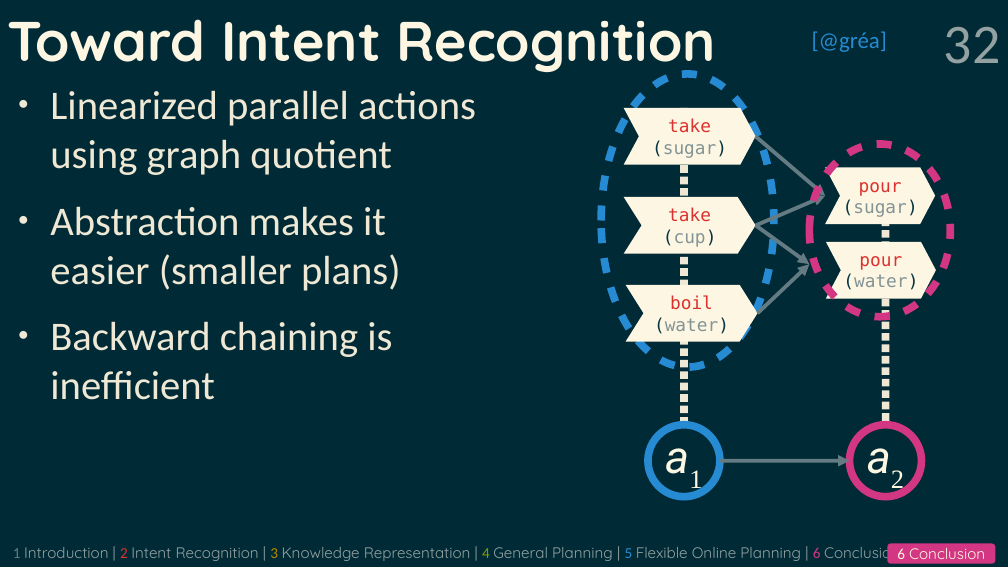
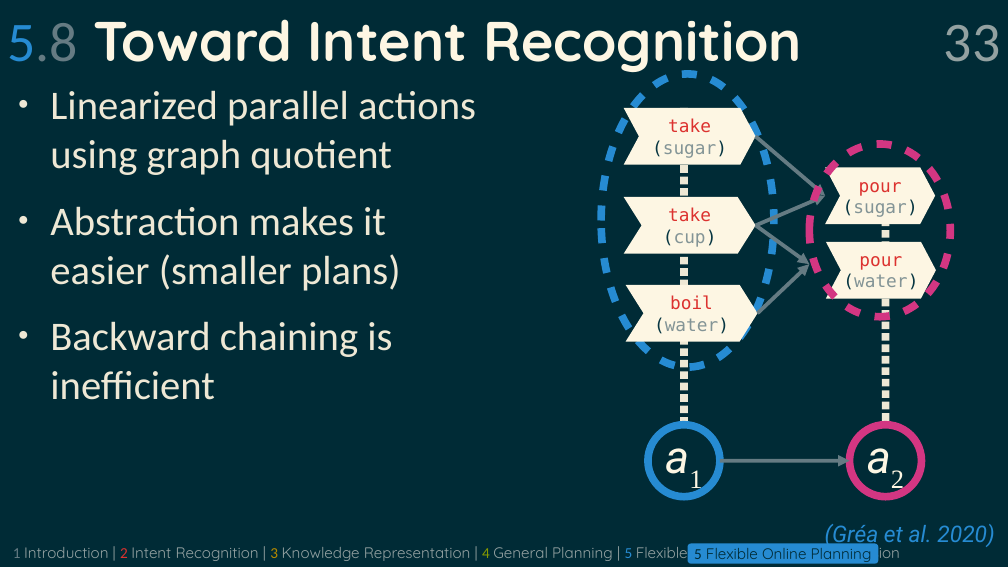
Before and after one commit to grea09/gennio, a slide deck: slide 33 of doc/defense.odp (slide 32 before the commit). Drawn at 1008x567 pixels with LibreOffice and Linux fonts; fonts in the diff are those of the drawing. Boxes give left, top, right and bottom in pixels: in the first picture for what was removed or moved away, otherwise in the second. Text is boxed around its words. In the diff, an @@ line names an element or a change of style, - is before the commit and + after.

```diff
--- a/doc/defense.odp
+++ b/doc/defense.odp
@@ title at box(7, 19, 802, 77): text changed @@
-Toward Intent Recognition
+5.8 Toward Intent Recognition
@@ page number at box(944, 25, 1001, 62): vertical alignment top to middle @@
@@ page number at box(944, 25, 1001, 62): text changed @@
-32
+33
@@ text removed at box(812, 31, 887, 52) @@
-[@gréa]
@@ text added at box(825, 524, 994, 548), 18 pt, text #268BD2, italic @@
+(Gréa et al. 2020)
@@ rounded rectangle added at box(688, 543, 879, 563), fill #268BD2, 12 pt, text #002B36 @@
+5 Flexible Online Planning
@@ rounded rectangle removed at box(888, 543, 996, 563) @@
-6 Conclusion
```
Also in this commit, not shown: 25 other slides changed, 1 slide added, 50 other files.
